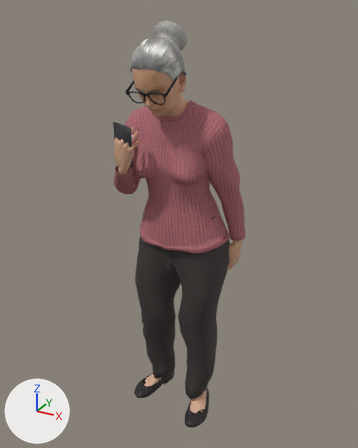
One commit to the glTF model assets/props/people-grace-stand-phone.glb: the scene before it, then after it.
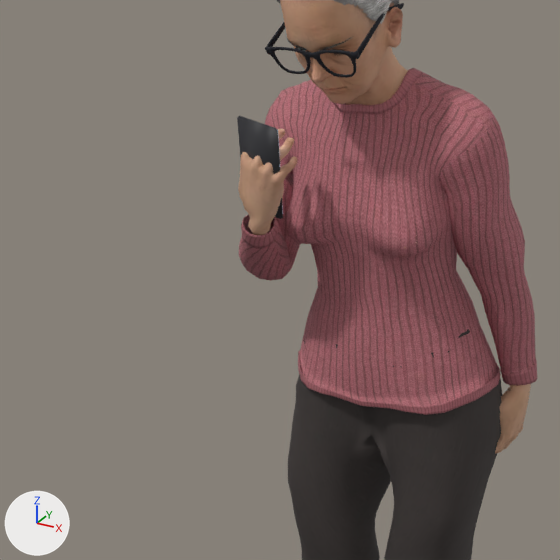
Old and new are each drawn whole from a 50 mm lens placed at (0.844, -1.47, 0.638), pointed at (0.02, 0.028, -0.111) and again close up on the part from 2% to 71% of the width and 16% to 71% of the height. Lighting does not change. The marker at lower left points along +X, +Y and +Z. The last two pictures show the newer version. Vertices at exactly the same position are counted once.

Script lines for the objects in view, before the commit:
```python
me_base_001 = bpy.data.meshes.new('base.001')
me_base_001.from_pydata(...)  # 26197 vertices, 49833 faces; spans x -0.25..0.25, y -0.16..0.21, z -1.0..0.6
me_base_001.materials.append(mat_human_body)  # picture img_people_grace_stand_phone__2_old_lightskinned_female_diffuse_png
me_base_001.materials.append(mat_held_phone)  # dark grey #303035
me_base_001.materials.append(mat_held_phone_screen)  # dark grey #272730, glowing blue #c4daf3
me_base_001.materials.append(mat_human_eyebrow004)
me_base_001.materials.append(mat_human_eyelashes01)
me_base_001.materials.append(mat_human_low_poly)  # picture img_people_grace_stand_phone__1_grey_eye_png
me_base_001.materials.append(mat_human_rehmanpolanski_hair_bun_brown)
me_base_001.materials.append(mat_human_spamrakuen_tbm_glasses_frames_01)  # black #161721
me_base_001.materials.append(mat_human_teeth_base)  # picture img_teeth
me_base_001.materials.append(mat_human_toigo_fisherman_sweater)  # picture img_people_grace_stand_phone__5_shirt_knit_png
me_base_001.materials.append(mat_human_toigo_flats)  # picture img_people_grace_stand_phone__6_shoe_png
me_base_001.materials.append(mat_human_toigo_wool_pants)  # picture img_people_grace_stand_phone__7_pants_wool_png
ob_people_grace_stand_phone = bpy.data.objects.new('people-grace-stand-phone', me_base_001)
ob_people_grace_stand_phone.location = (0.0, 0.0, 0.0)
```
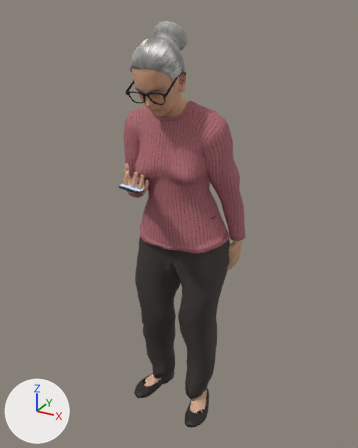
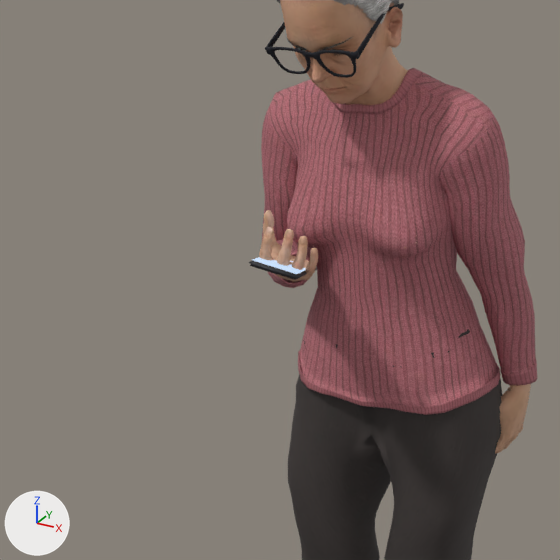
The newer file is also turned or shifted as a whole; pictures and numbers use the older file's frame.

Boxes [x1, y1, x2, y2] around the edits, measured in the close-ups (560 x 560 px; the box of a moved part takes in the faces that stretch with it):
'people-grace-stand-phone', reshaped: before [237, 0, 537, 560]; after [249, 0, 537, 560]
part 1 of me_base_001, moved or reshaped: before [237, 115, 283, 219]; after [249, 260, 317, 280]
part 2 of me_base_001, moved or reshaped (not visible before): after [252, 257, 306, 274]
part 3 of me_base_001, added (beige): after [259, 210, 318, 282]
part 4 of me_base_001, deleted (beige): before [238, 129, 297, 235]
part 5 of me_base_001, moved or reshaped: before [239, 5, 507, 448]; after [261, 28, 507, 449]
part 6 of me_base_001, surface changed: before [282, 197, 289, 216]

The change in detail:
me_base_001 is used by ob_people_grace_stand_phone; location (0.0, 0.0, 0.0).
me_base_001 had 26197 vertices, 49833 faces and spanned x -0.25..0.25, y -0.16..0.21, z -1.0..0.6.
me_base_001 now has 26209 vertices, 49853 faces and spans x -0.23..0.25, y -0.26..0.21, z -1.0..0.6.
me_base_001 part 1: the loose piece of 32 vertices spanning x -0.14..-0.05, y -0.16..-0.12, z 0.14..0.29 is multiplied about its middle by the matrix ((0.975, 0.011, 0.222), (0.185, 0.509, -0.84), (-0.123, 0.861, 0.494)), then moved by (0.07, -0.04, -0.13).
me_base_001 part 2: the loose piece of 8 vertices spanning x -0.14..-0.06, y -0.15..-0.12, z 0.14..0.29 is multiplied about its middle by the matrix ((0.975, 0.011, 0.222), (0.185, 0.51, -0.84), (-0.123, 0.86, 0.495)), then moved by (0.07, -0.05, -0.12).
me_base_001 part 3: a new loose piece of 1652 vertices spanning x -0.09..0.02, y -0.22..-0.09, z 0.03..0.16, in mat_human_body (picture img_people_grace_stand_phone__2_old_lightskinned_female_diffuse_png).
me_base_001 part 4: the loose piece of 1650 vertices spanning x -0.15..-0.05, y -0.16..-0.07, z 0.11..0.27 is deleted.
me_base_001 part 5: 215 vertices moved from x -0.24..0.2, y -0.14..0.16, z -0.31..0.55 to x -0.23..0.2, y -0.14..0.16, z -0.31..0.55; 469 vertices removed from x -0.25..0.21, y -0.15..0.17, z -0.3..0.55; 452 vertices added at x -0.23..0.21, y -0.14..0.16, z -0.3..0.55.
me_base_001 part 6: 34 kept faces spanning x -0.18..0.08, y -0.13..0.13, z -0.99..0.44 get new texture (UV) coordinates.
Other edits to the shape of me_base_001 do not show in these pictures.
